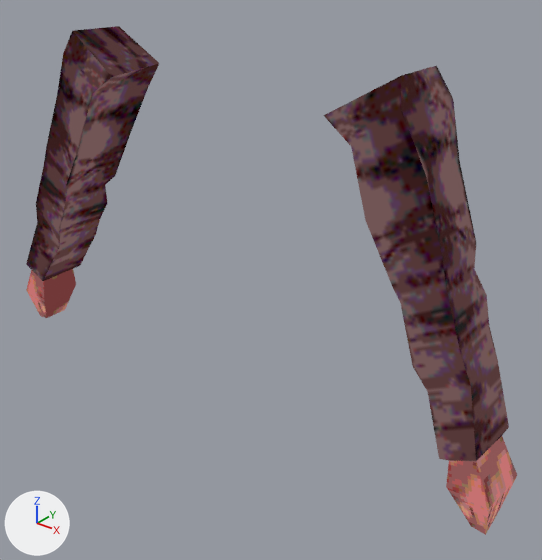
Two versions of the glTF model meshes/entities/player_models/male_arms_model/male_arm_model.glb, one commit apart.
Both versions are drawn from a camera (50 mm lens) standing at (0.965, -1.072, 0.539) and looking at (0.092, 0.019, -0.137). Arrows for +X, +Y and +Z are at lower left; the lights stay in place. Vertices at the same position are counted once.
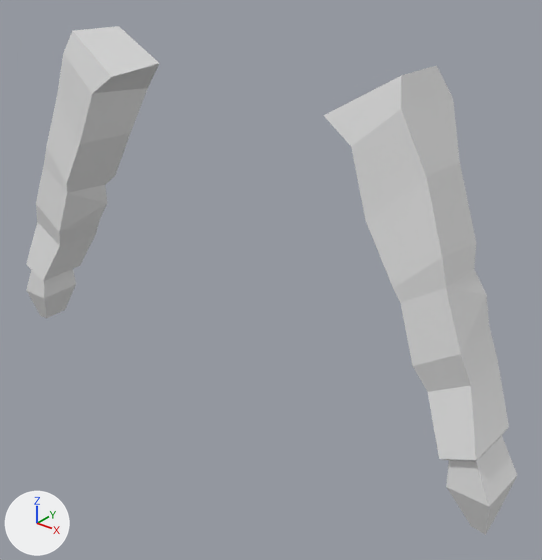
Changed parts and their boxes [x1, y1, x2, y2] in the pictures (542 x 560 px):
part 1 of me_cube_002, recoloured (brown to grey): [26, 269, 517, 535] in both
part 2 of me_cube_002, recoloured: [26, 26, 509, 461] in both

The change, as a diff of the scene's bpy script:
```diff
--- a/meshes/entities/player_models/male_arms_model/male_arm_model.glb.py
+++ b/meshes/entities/player_models/male_arms_model/male_arm_model.glb.py
@@ me_cube_002 @@
 me_cube_002.from_pydata(...)  # 92 vertices, 176 faces; spans x -0.647..0.652, y -0.101..0.095, z 0.87..1.625
 # used by ob_cube_001; location = (0.0, 0.0, -1.303)
+# me_cube_002 part 1: all 36 faces that had it switch from mat_male_player_model_01 to no material
+# me_cube_002 part 2: all 140 faces that had it switch from mat_top_puffer to no material
```
